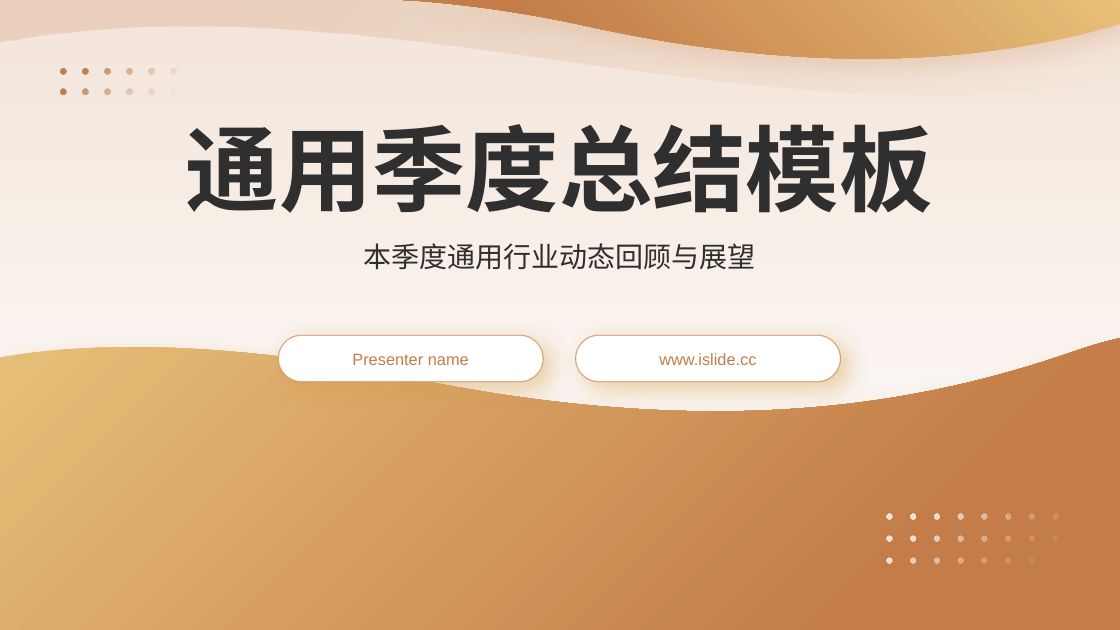
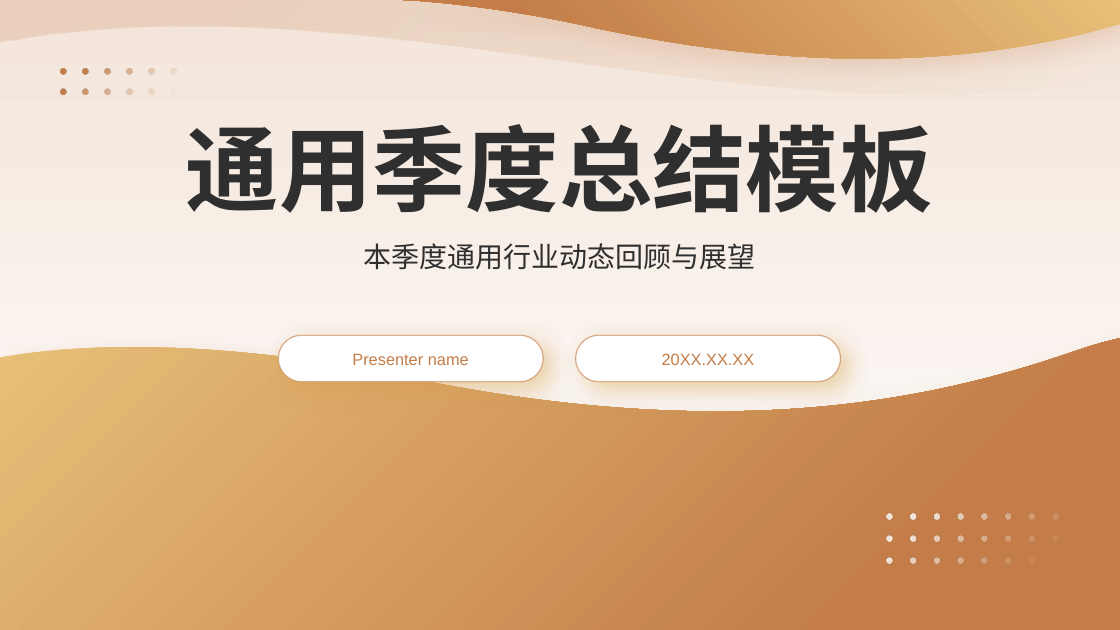
Before and after one commit to EverMind-AI/Raven, a slide deck: slide 1 of plugins-dist/ppt-engine/raven_ppt/assets/templates/amber_wave_quarterly_summary.pptx. Drawn at 1120x630 pixels with LibreOffice and Linux fonts; fonts in the diff are those of the drawing; background and template pictures are left out. Boxes give left, top, right and bottom in pixels: in the first picture for what was removed or moved away, otherwise in the second. Text is boxed around its words. In the diff, an @@ line names an element or a change of style, - is before the commit and + after.

```diff
--- a/plugins-dist/ppt-engine/raven_ppt/assets/templates/amber_wave_quarterly_summary.pptx
+++ b/plugins-dist/ppt-engine/raven_ppt/assets/templates/amber_wave_quarterly_summary.pptx
@@ text at (662, 353, 755, 365): text changed @@
-www.islide.cc
+20XX.XX.XX
```
Also in this commit, not shown: 1 other slide changed, 10 other files.
